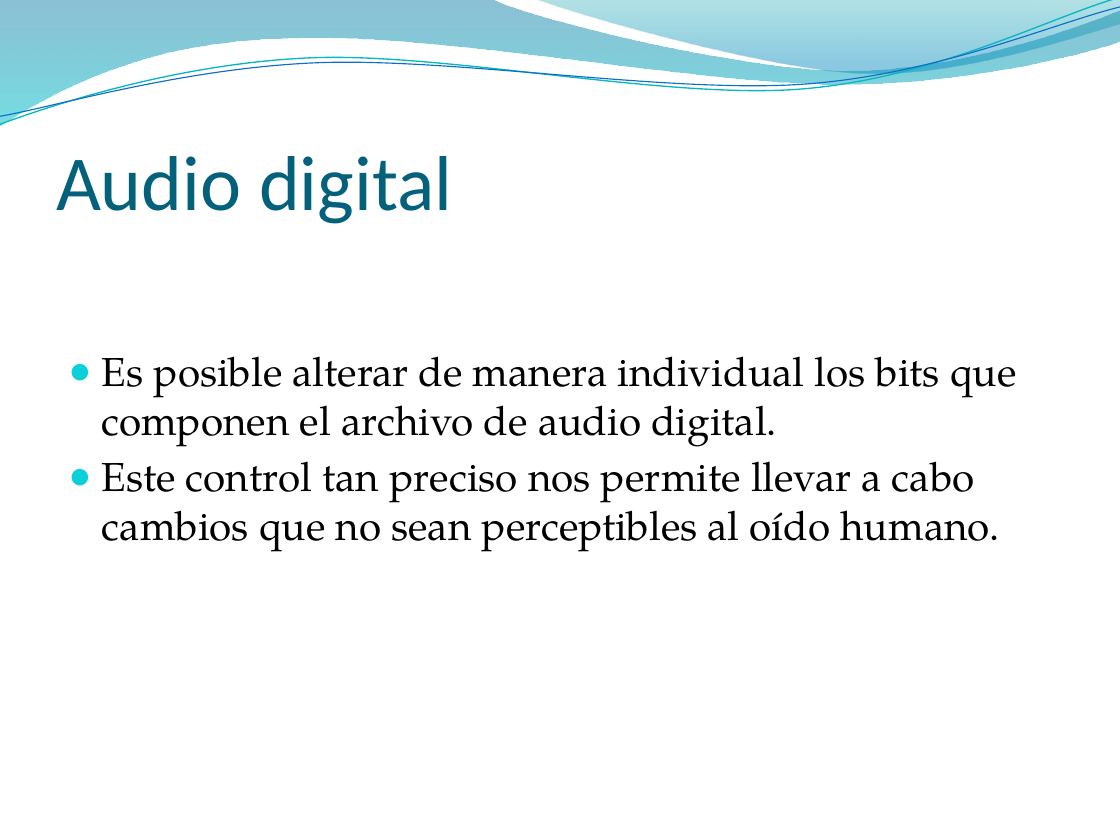
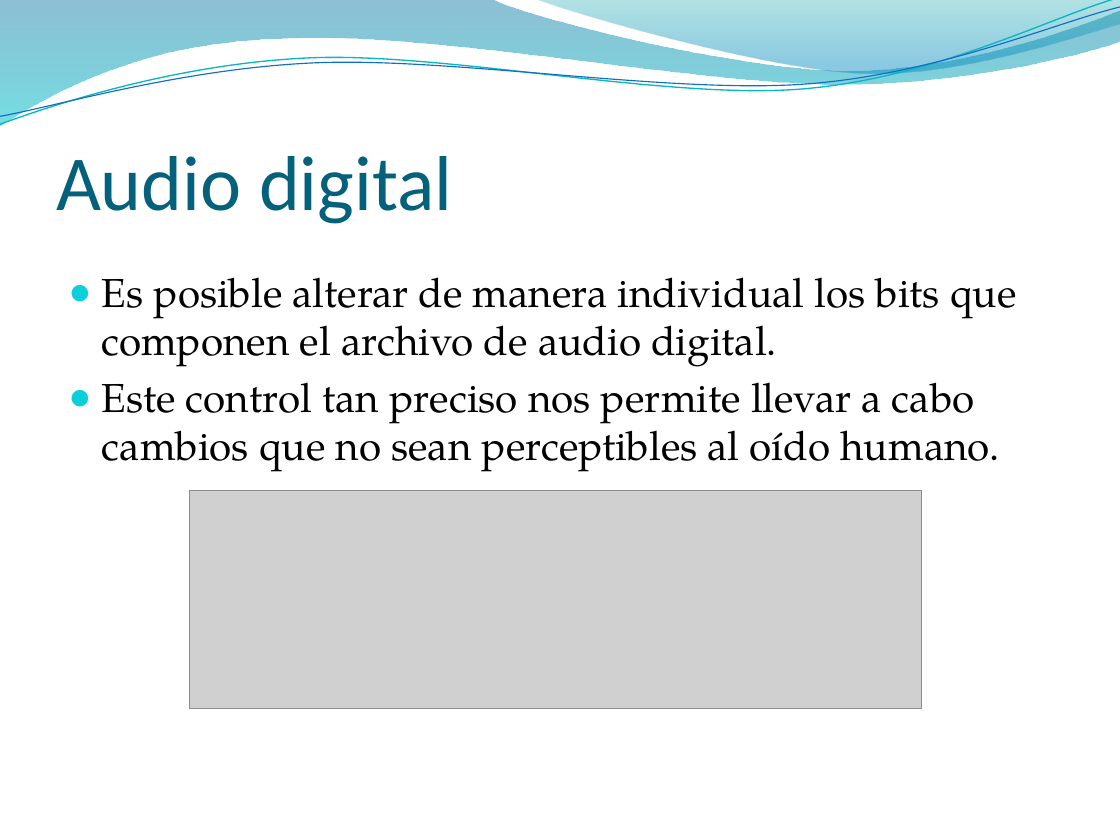
Before and after one commit to pasruiben/esteganografia-criptografia, a slide deck: slide 9 of doc/Ocultar datos en archivos de sonido.pptx (slide 8 before the commit). Drawn at 1120x840 pixels with LibreOffice and Linux fonts; fonts in the diff are those of the drawing; grey boxes stand for pictures; background and template pictures are left out. Boxes give left, top, right and bottom in pixels: in the first picture for what was removed or moved away, otherwise in the second. Text is boxed around its words. In the diff, an @@ line names an element or a change of style, - is before the commit and + after.

```diff
--- a/doc/Ocultar datos en archivos de sonido.pptx
+++ b/doc/Ocultar datos en archivos de sonido.pptx
@@ text "Es posible alterar de manera ...": place and size @@
-text "Es posible alterar de manera ..." at (102, 356, 1016, 552)
+text "Es posible alterar de manera ..." at (102, 277, 1016, 472)
@@ picture added at (189, 491, 922, 709) @@
```
Also in this commit, not shown: 6 other slides changed, 12 slides added, 2 slides removed.
